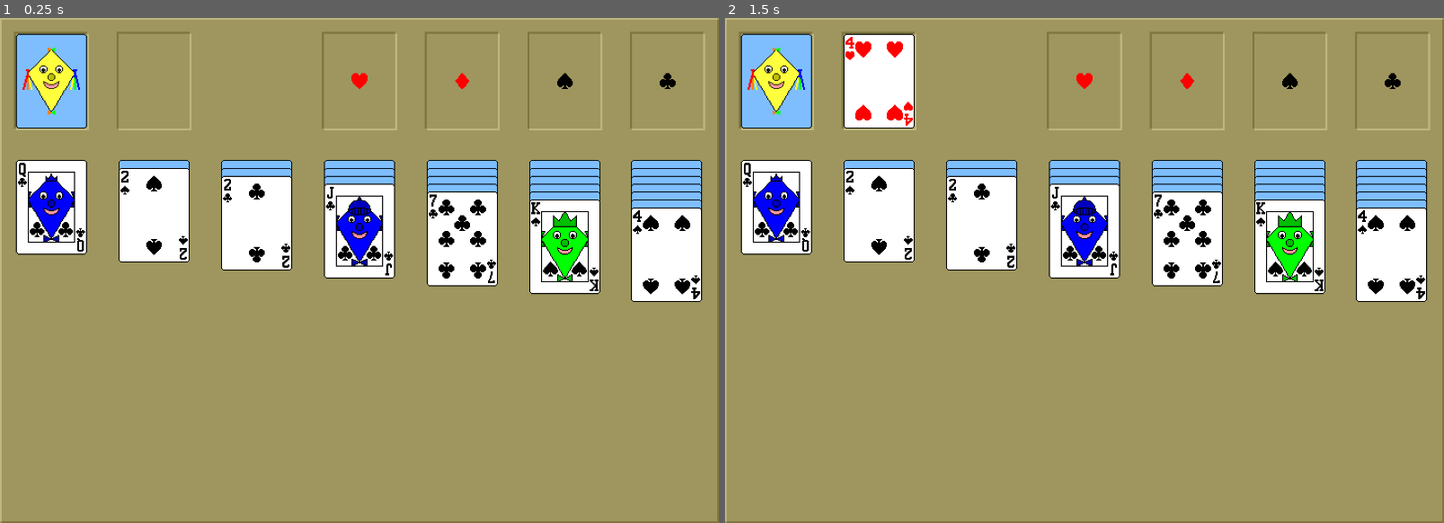
Above: before the commit, frames 1-2 (left to right).
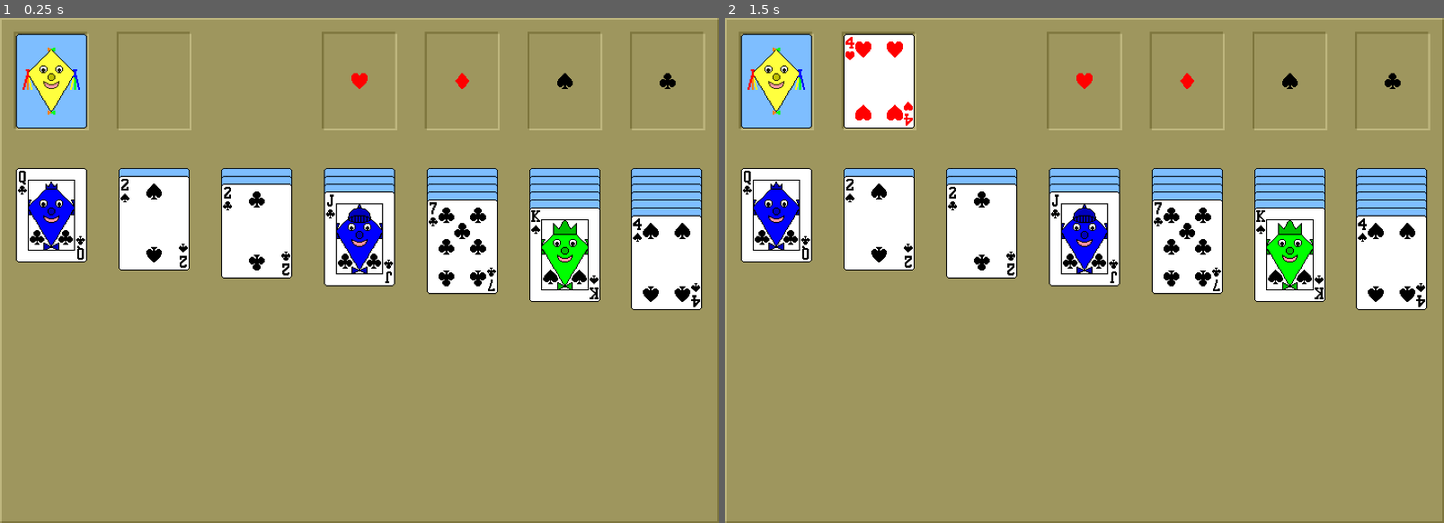
Above: after the commit, the same moments.

Repository: Drachenbauer/Solitaire
Game: Godot game, scene res://scenes/Game.tscn
Same seed, same stepped clock (60 frames per second), same inputs: the game is played once before the commit and once after it.
Inputs (mouse positions are in pixels of both pictures, inside the frame that each line leads up to):
- Up to frame 1 (0.25 s): no input
- Up to frame 2 (1.5 s): click (775, 78) at 0.5 s; click (875, 78) at 1.25 s

The runs differ from the first frame. In frame 1, 6.6% of the frame differs, in the area x 2-98%, y 28-58%; in frame 2, 6.6%.

Commit message:
changed bottom stacks to child of child

Diff:
--- a/scenes/Card.tscn
+++ b/scenes/Card.tscn
@@ -16,6 +16,7 @@
 var color
 var containing_stack
 var old_pos
+var child = null
 var is_open = false
 var is_picked = false
 var is_on_top = false
@@ -86,17 +87,28 @@
 		var bool_4 = mouse_position.y < 257
 
 		if bool_1 && bool_2 && bool_3 && bool_4:
-			if stack[stack.size() - 1].color != color:
-				if G.VALUES.find(value) == G.VALUES.find(stack[stack.size() - 1].value) - 1:
-					var y_pos = stack[stack.size() - 1].position.y + 16
-					position = Vector2(0, y_pos)
-					change_parent(bottoms[stack_id])
-					G.bottom_stacks[stack_id].append(self)
-					containing_stack.erase(self)
-					containing_stack = stack
-					is_picked = false
-					G.is_holding_card = false
-					return
+			if stack.size() == 0:
+				position = Vector2(0, 0)
+				change_parent(bottoms[stack_id])
+				G.bottom_stacks[stack_id].append(self)
+				containing_stack.erase(self)
+				containing_stack = stack
+				is_picked = false
+				G.is_holding_card = false
+				return
+			else:
+				var last_card = stack[stack.size() - 1]
+				if last_card.color != color:
+					if G.VALUES.find(value) == G.VALUES.find(stack[stack.size() - 1].value) - 1:
+						position = Vector2(0, 16)
+						last_card.child = self
+						change_parent(last_card)
+						G.bottom_stacks[stack_id].append(self)
+						containing_stack.erase(self)
+						containing_stack = stack
+						is_picked = false
+						G.is_holding_card = false
+						return
 
 	if !old_pos == null:
 		slide_to(old_pos)
@@ -115,6 +127,8 @@
 
 
 func change_parent(parent):
+	if get_parent().has_method(\"change_parent\"):
+		get_parent().child = null
 	get_parent().remove_child(self)
 	parent.add_child(self)
 
@@ -122,8 +136,7 @@
 func follow_mouse():
 	if is_picked:
 		var mouse_position = get_viewport().get_mouse_position()
-		var parent_position = get_parent().position + get_parent().get_parent().position
-		position = (mouse_position - parent_position) + Vector2(0, 40)
+		global_position = mouse_position + Vector2(0, 40)
 
 
 func slide_to(target_pos):
--- a/scenes/Game.tscn
+++ b/scenes/Game.tscn
@@ -88,11 +88,20 @@
 
 	for stack in G.bottom_stacks:
 		i += 1
+		var stack_id = G.bottom_stacks.find(stack)
 
 		for j in range(i):
+			var last_card
 			var card = G.storage_stack[G.storage_stack.size()-1]
-			card.change_parent(bottoms[G.bottom_stacks.find(stack)])
-			card.position.y = (stack.size() * 8)
+
+			if stack.size() == 0:
+				card.change_parent(bottoms[stack_id])
+			else:
+				last_card = stack[j - 1]
+				last_card.child = card
+				card.change_parent(last_card)
+
+			card.position.y = 8
 			card.containing_stack = stack
 			stack.append(card)
 			G.storage_stack.erase(card)
